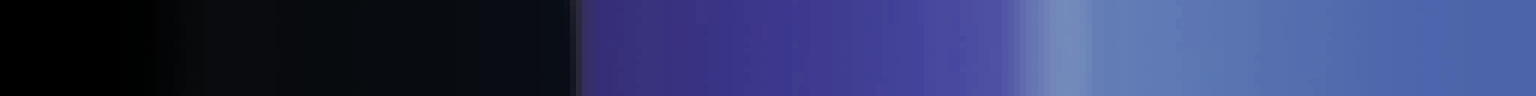
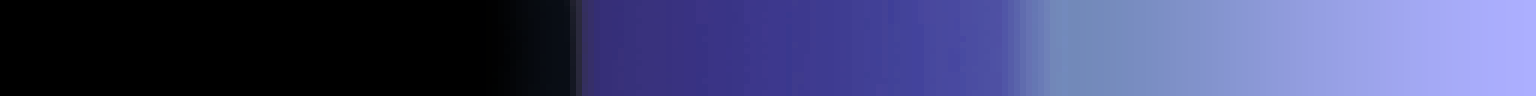
Layers edited between the first and the second 1536 × 96 image:
added layer "Gradient Fill 1" in group "chrono" over [1068, 0, 1536, 96]
painted on "texRampLightning3" over [150, 0, 540, 96]
